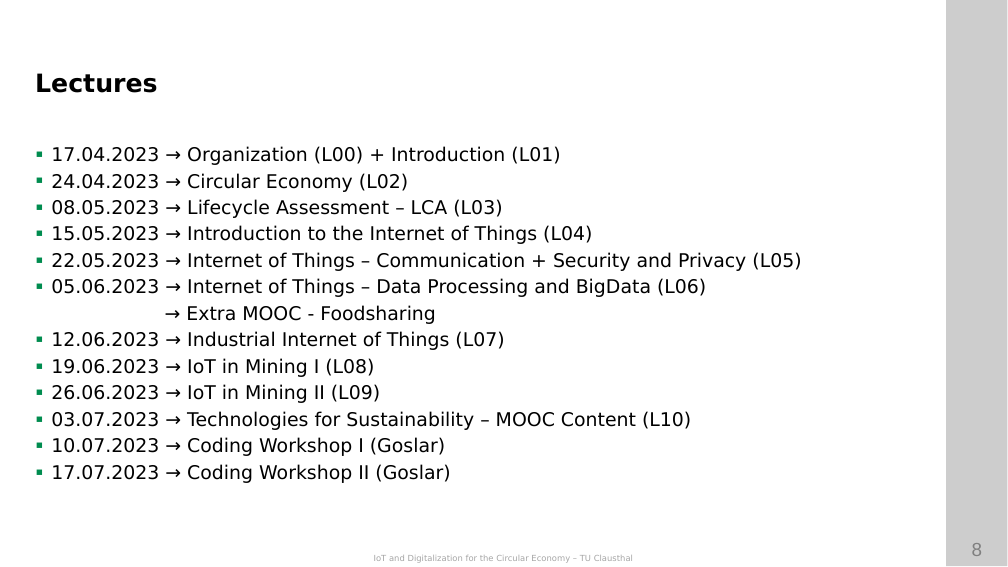
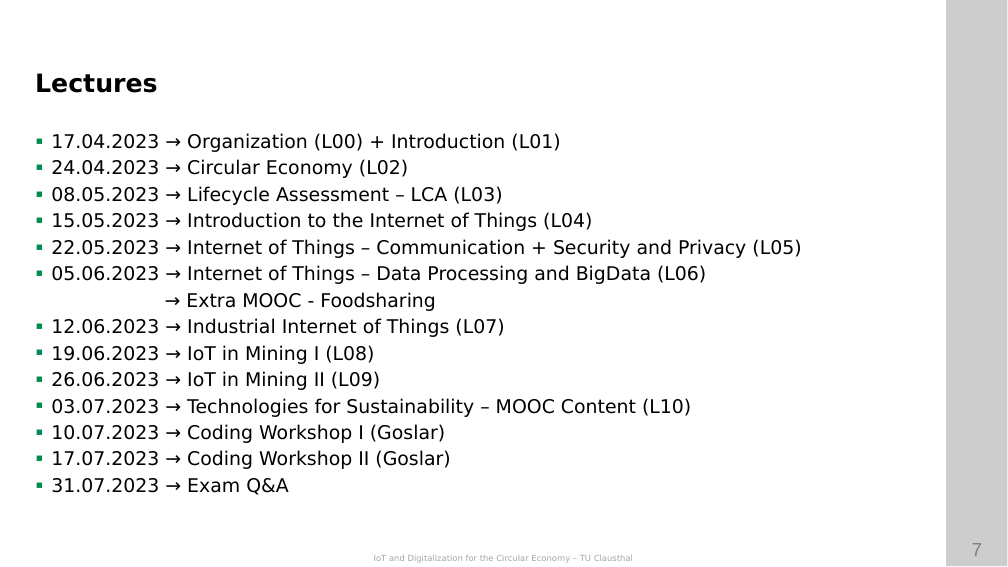
Before and after one commit to ETCE-LAB/teaching-material, a slide deck: slide 7 of IoT-and-Digitalization-for-Circular-Economy/IoT-CE-L00-Organization.pptx (slide 8 before the commit). Drawn at 1008x567 pixels with LibreOffice and Linux fonts; fonts in the diff are those of the drawing; background and template pictures are left out. Boxes give left, top, right and bottom in pixels: in the first picture for what was removed or moved away, otherwise in the second. Text is boxed around its words. In the diff, an @@ line names an element or a change of style, - is before the commit and + after.

Commit message:
+ added Exam Q&A dates for LTG and IoT

```diff
--- a/IoT-and-Digitalization-for-Circular-Economy/IoT-CE-L00-Organization.pptx
+++ b/IoT-and-Digitalization-for-Circular-Economy/IoT-CE-L00-Organization.pptx
@@ text at (51, 478, 289, 495): paragraph added @@
+▪ 31.07.2023 → Exam Q&A
@@ page number at (972, 543, 983, 556): text changed @@
-8
+7
```
Also in this commit, not shown: 1 slide removed, 3 other files.
